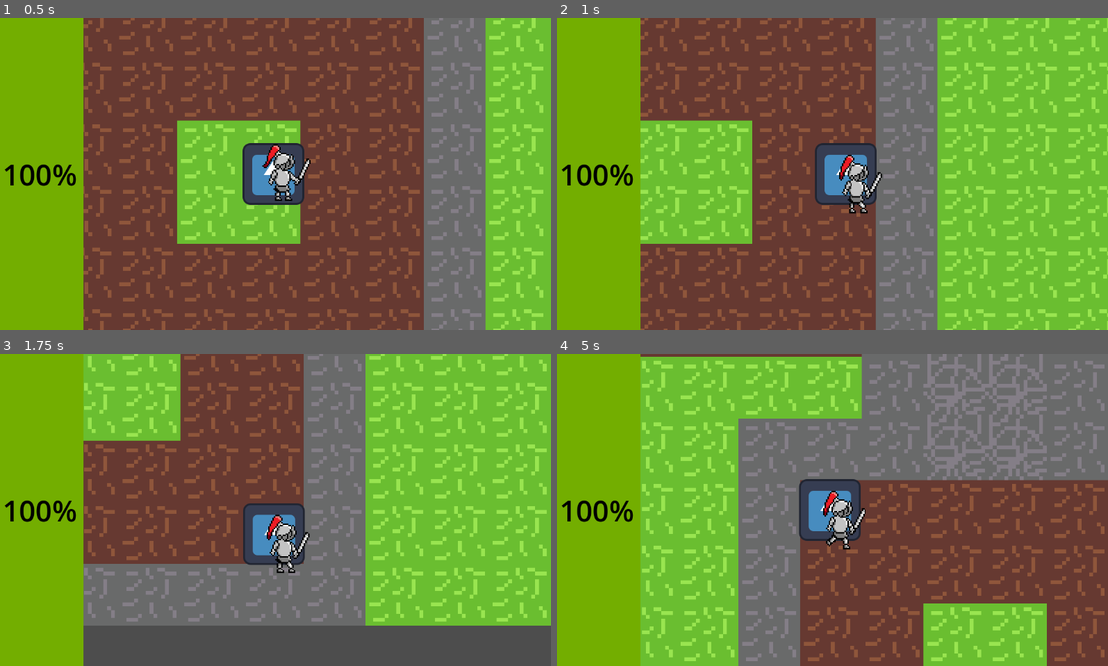
Above: before the commit, frames 1-4 (two rows, left to right).
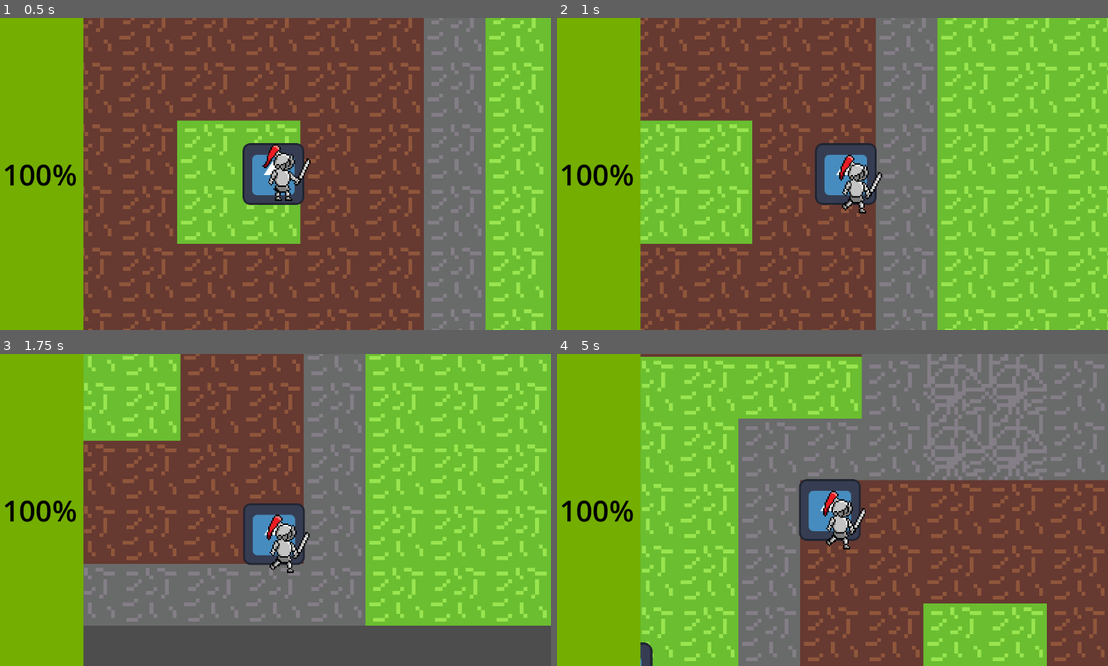
Above: after the commit, the same moments.

Repository: Kokonico/sanitation
Game: Godot game, scene res://Scenes/world.tscn
The game is run twice, just before and just after one commit, with the same random seed, the same clock (stepped at 60 frames per second) and the same inputs. The engine's default icon, where the game draws it, is replaced by a stand-in: a white triangle on a blue panel in a dark square.
Inputs (mouse positions are in pixels of both pictures, inside the frame that each line leads up to):
- Up to frame 1 (0.5 s): no input
- Up to frame 2 (1 s): tap Enter at 0.5 s; move the mouse to (953, 158) at 0.52 s; hold D (move-right) from 0.53 s (still down); click (953, 158) at 0.6 s
- Up to frame 3 (1.75 s): move the mouse to (159, 525) at 1.27 s; release D (move-right) at 1.28 s; hold S (move-down) from 1.28 s (still down); click (159, 525) at 1.35 s
- Up to frame 4 (5 s): move the mouse to (887, 441) at 2.02 s; release S (move-down) at 2.03 s; hold D (move-right) 2.03-2.78 s; tap Space (dash) at 2.1, 4.35 s; click (887, 441) at 2.3 s; move the mouse to (804, 572) at 2.77 s; hold W (move-up) 2.78-3.53 s; click (804, 572) at 2.85 s; move the mouse to (997, 556) at 3.52 s; hold A (move-left) from 3.53 s (still down); click (997, 556) at 3.6 s; move the mouse to (661, 463) at 4.27 s; click (661, 463) at 4.55 s

Frame 1 is identical in both runs. In frame 2, less than 0.1% of the frame differs, in the area x 51-57%, y 58-63%; in frame 3, less than 0.1%; in frame 4, 0.2%, in the area x 15-18%, y 92-100%.

Commit message:
fixed gobbo, fixed player movement, anims broken

Diff:
--- a/Scenes/enemy.tscn
+++ b/Scenes/enemy.tscn
@@ -14,30 +14,16 @@
 
 [node name="Enemy" type="CharacterBody2D"]
 z_index = 999
-collision_layer = 2
-collision_mask = 3
 motion_mode = 1
 wall_min_slide_angle = 0.0
 script = ExtResource("1_tlkhv")
 
 [node name="Area2D" type="Area2D" parent="."]
-collision_layer = 0
-collision_mask = 2147483648
+collision_layer = 4
+collision_mask = 2147483652
 
 [node name="CollisionShape2D" type="CollisionShape2D" parent="Area2D"]
 shape = SubResource("CircleShape2D_6aht1")
-
-[node name="StaticBody2D" type="StaticBody2D" parent="."]
-
-[node name="CollisionPolygon2D" type="CollisionPolygon2D" parent="StaticBody2D"]
-polygon = PackedVector2Array(13, -17, 29, -6, 24, 17, -15, 31, -27, 14, -29, -3, -14, -22, 4, -19)
-
-[node name="CollisionPolygon2D" type="CollisionPolygon2D" parent="."]
-polygon = PackedVector2Array(13, -17, 29, -6, 24, 17, -15, 31, -27, 14, -29, -3, -14, -22, 4, -19)
-
-[node name="Area2D2" type="Area2D" parent="."]
-collision_layer = 4
-collision_mask = 4
 
 [node name="WakatimeLogo" type="Sprite2D" parent="."]
 position = Vector2(2, -4)
--- a/Scenes/player.tscn
+++ b/Scenes/player.tscn
@@ -212,8 +212,9 @@
 position = Vector2(27, 15)
 scale = Vector2(2.96, 2.96)
 sprite_frames = SubResource("SpriteFrames_qye1j")
-animation = &"run"
-frame_progress = 0.833199
+animation = &"attack"
+frame = 4
+frame_progress = 1.0
 
 [node name="AttackArea" type="Area2D" parent="."]
 
--- a/Scenes/world.tscn
+++ b/Scenes/world.tscn
@@ -1,20 +1,42 @@
-[gd_scene load_steps=6 format=4 uid="uid://bh480lcl1rw7b"]
+[gd_scene load_steps=9 format=4 uid="uid://bh480lcl1rw7b"]
 
 [ext_resource type="PackedScene" uid="uid://bnbexd7lsiij2" path="res://Scenes/player.tscn" id="1_47wvv"]
 [ext_resource type="PackedScene" uid="uid://c403patrcxw2m" path="res://Scenes/enemy.tscn" id="2_85b5f"]
 [ext_resource type="Texture2D" uid="uid://dxwwendkaawrh" path="res://tileset-Sheet.png" id="4_pvs5d"]
 
+[sub_resource type="NavigationPolygon" id="NavigationPolygon_dm2ph"]
+vertices = PackedVector2Array(8, 8, -8, 8, -8, -8, 8, -8)
+polygons = Array[PackedInt32Array]([PackedInt32Array(0, 1, 2, 3)])
+outlines = Array[PackedVector2Array]([PackedVector2Array(-8, -8, 8, -8, 8, 8, -8, 8)])
+agent_radius = 0.0
+
+[sub_resource type="NavigationPolygon" id="NavigationPolygon_4u2go"]
+vertices = PackedVector2Array(8, 8, -8, 8, -8, -8, 8, -8)
+polygons = Array[PackedInt32Array]([PackedInt32Array(0, 1, 2, 3)])
+outlines = Array[PackedVector2Array]([PackedVector2Array(-8, -8, 8, -8, 8, 8, -8, 8)])
+agent_radius = 0.0
+
+[sub_resource type="NavigationPolygon" id="NavigationPolygon_gem6m"]
+vertices = PackedVector2Array(8, 8, -8, 8, -8, -8, 8, -8)
+polygons = Array[PackedInt32Array]([PackedInt32Array(0, 1, 2, 3)])
+outlines = Array[PackedVector2Array]([PackedVector2Array(-8, -8, 8, -8, 8, 8, -8, 8)])
+agent_radius = 0.0
+
 [sub_resource type="TileSetAtlasSource" id="TileSetAtlasSource_refcf"]
 texture = ExtResource("4_pvs5d")
 0:0/0 = 0
+0:0/0/navigation_layer_0/polygon = SubResource("NavigationPolygon_dm2ph")
 1:0/0 = 0
+1:0/0/navigation_layer_0/polygon = SubResource("NavigationPolygon_4u2go")
 2:0/0 = 0
 2:0/0/physics_layer_0/polygon_0/points = PackedVector2Array(-8, -8, 8, -8, 8, 8, -8, 8)
 3:0/0 = 0
+3:0/0/navigation_layer_0/polygon = SubResource("NavigationPolygon_gem6m")
 
 [sub_resource type="TileSet" id="TileSet_hrgf1"]
 physics_layer_0/collision_layer = 4
 physics_layer_0/collision_mask = 4
+navigation_layer_0/layers = 1
 sources/0 = SubResource("TileSetAtlasSource_refcf")
 
 [node name="World" type="Node2D"]
--- a/Scripts/enemy.gd
+++ b/Scripts/enemy.gd
@@ -16,7 +16,7 @@
 
 # Called every frame. 'delta' is the elapsed time since the previous frame.
 func _physics_process(delta: float) -> void:
-	if following and not in_attack_radius:
+	if following:
 		var dir = to_local(pathfinder.get_next_path_position()).normalized()
 		velocity = dir * SPEED
 	else:
@@ -34,10 +34,6 @@
 		target = body
 		following = true
 
-func follow(target) -> void:
-	var direction = Vector2(target.position-position).normalized()
-	velocity = direction * SPEED
-
 func _on_attack_range_body_entered(body: Node2D) -> void:
 	in_attack_radius = true
 
--- a/Scripts/player.gd
+++ b/Scripts/player.gd
@@ -13,7 +13,6 @@
 const SPEED_CAP = 1000.0
 const FRACTION_FORCE = 100
 const DAMAGE = 1
-var directions = []
 var direction = Vector2.ZERO
 var sliding = false
 var has_y_input = false
@@ -33,34 +32,30 @@
 	has_x_input = false
 
 	if abs(velocity.x) <= SPEED_CAP and abs(velocity.y) <= SPEED_CAP:
-		sliding = false
+		if sliding:
+			sliding = false
 
 
 	if Input.is_action_pressed("move-up"):
 		direction.y -= 1
 		has_input = true
 		has_y_input = true
-		animator.play("run")
-	elif Input.is_action_pressed("move-down"):
+	if Input.is_action_pressed("move-down"):
 		direction.y += 1
 		has_input = true
 		has_y_input = true
-		animator.play("run")
-	elif Input.is_action_pressed("move-left"):
+	if Input.is_action_pressed("move-left"):
 		direction.x -= 1
 		has_input = true
 		has_x_input = true
-		animator.play("run")
-	elif Input.is_action_pressed("move-right"):
+	if Input.is_action_pressed("move-right"):
 		direction.x += 1
 		has_input = true
 		has_x_input = true
-		animator.play("run")
-	elif animator.animation == "attack":
-		await animator.animation_finished
-		animator.play("idle")
-	else:
-		animator.play("idle")
+
+	if Input.is_action_just_pressed("attack"):
+		has_input = true
+		attack()
 
 	if direction != Vector2.ZERO:
 		last_direction = direction
@@ -83,6 +78,11 @@
 		var vely_dir = 1 if vely_abs == velocity.y else -1
 		velocity.y = ((vely_abs - FRACTION_FORCE) if (vely_abs - FRACTION_FORCE) > 0 else 0) * vely_dir
 
+	if has_x_input or has_y_input:
+		animator.play("run")
+	elif not has_input:
+		animator.play("idle")
+
 	if Input.is_action_just_pressed("dash") and not sliding:
 		sliding = true
 		if direction == Vector2.ZERO:
@@ -93,8 +93,6 @@
 	position += velocity * delta
 	self.rotation = 0
 
-	if Input.is_action_just_pressed("attack"):
-		attack()
 
 func hurt(dmg):
 	health -= dmg
